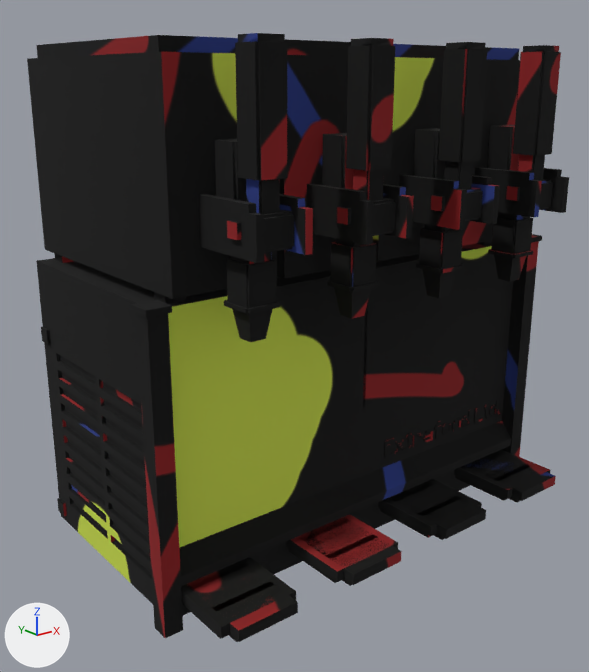
What one commit did to the OBJ model src/main/resources/assets/extrafood/models/item/juiceMixer2.obj.
The view is the same before and after, from a 50 mm camera at (-0.795, -1.856, 1.097) aimed at (0.382, -0.385, 0.509). Lighting does not change. The marker at lower left points along +X, +Y and +Z. Where no turn or scale is listed for an object, it has been applied to the vertices. Vertices at the same position are counted once.
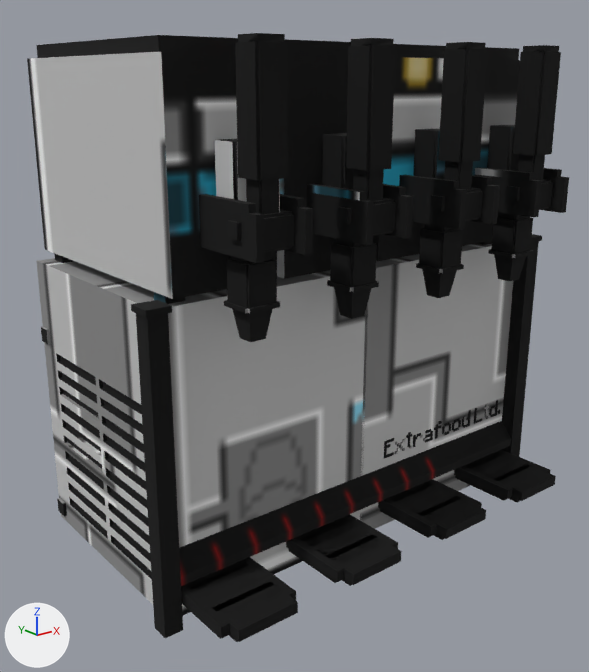
What differs and where, as boxes (x1, y1, x2, y2) in the pictures (589 x 672 px):
'Cube1', surface changed (black to grey)
    both: (27, 33, 561, 638)
part 1 of me_cube1, surface changed (black to grey)
    both: (27, 33, 569, 642)

What changed in the scene script:
```text
Add img_juice_mixer:
    img_juice_mixer = load_image('Juice_Mixer', '../../textures/gui/Juice_Mixer.png', 256, 256, 'sRGB')
Change mat_none:
    mat_none.texture: img_juicemixer -> img_juice_mixer
Change me_cube1:
    where me_cube1.from_pydata(...)  # 2122 vertices, 4128 faces; spans x -0.138..1.018, y -0.776..-0.014, z 0.029..1.17
    used by ob_cube1; location = (0.0, 0.0, 0.0)
    me_cube1 part 1: texture (UV) coordinates of 4128 of 4128 faces, centred in x -0.138..1.018, y -0.776..-0.014, z 0.029..1.17, changed; they spanned u 0.0..1.0, v 0.0..1.0 and now span u 0.0..1.0, v 0.0..1.0
```
